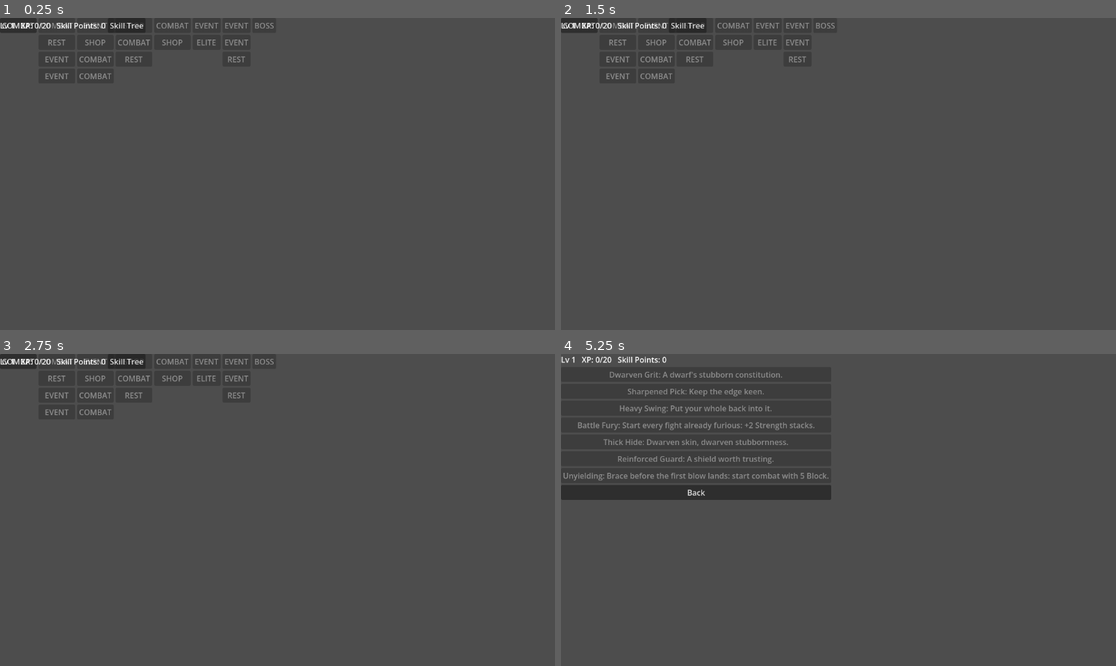
Above: before the commit, frames 1-4 (two rows, left to right).
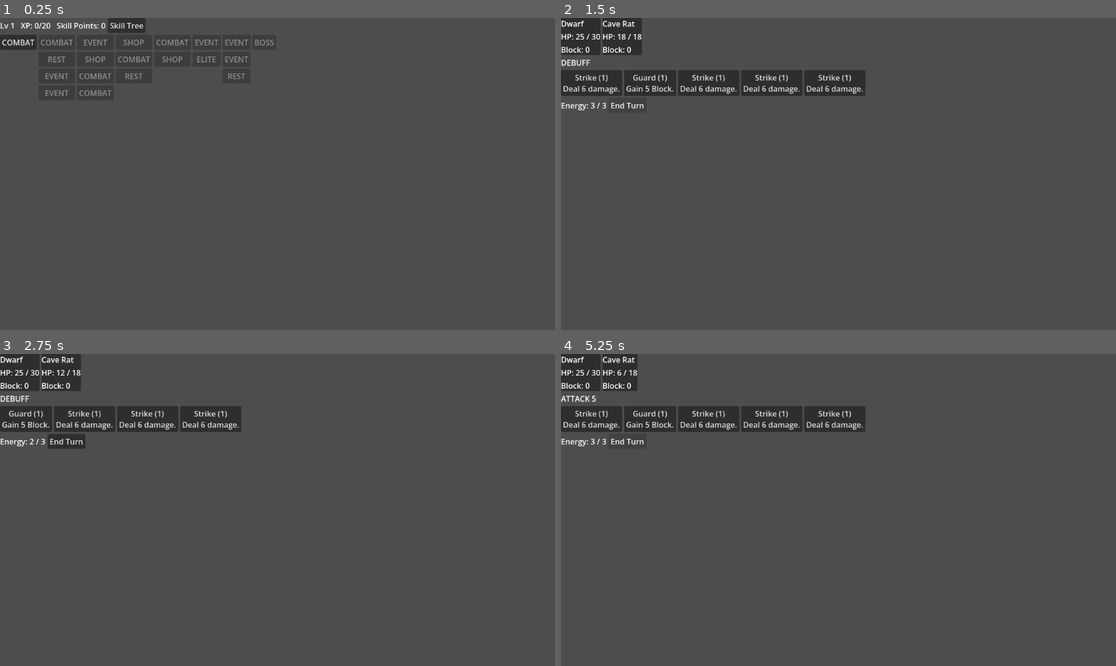
Above: after the commit, the same moments.

Repository: cedraci/nalbeuk
Game: Godot game, scene res://scripts/ui/run/run_scene.tscn
Two runs of this game, one before a commit and one after it. Both use one fixed random seed, a clock stepped at 60 frames per second and the inputs below.
Inputs (mouse positions are in pixels of both pictures, inside the frame that each line leads up to):
- Up to frame 1 (0.25 s): no input
- Up to frame 2 (1.5 s): click "COMBAT" at 0.5 s; click (627, 105) at 1.25 s, where only the run after the commit has a clickable "End Turn"
- Up to frame 3 (2.75 s): click (33, 419) at 2 s, where only the run after the commit has a clickable "Strike (1) Deal 6 damage."
- Up to frame 4 (5.25 s): click (588, 419) at 2.75 s, where only the run after the commit has a clickable "Guard (1) Gain 5 Block."; click (688, 360) at 3.5 s, where only the run before the commit has a clickable "Skill Tree"; click (655, 419) at 4.25 s, where only the run after the commit has a clickable "Strike (1) Deal 6 damage."; click (627, 441) at 5 s, where only the run after the commit has a clickable "End Turn"

The runs differ from the first frame. In frame 1, 1.4% of the frame differs, in the area x 0-50%, y 0-25%; in frame 2, 5.5%; in frame 3, 4.9%; in frame 4, 6.0%, in the area x 0-55%, y 0-47%.

Commit message:
fix: repair Unyielding capstone, MapView layout, untracked .uid files, XP-at-cap banking
- Unyielding skill-tree capstone was a no-op: start_player_turn() cleared
  block before the player ever saw it. Added a one-shot CombatActor.starting_block
  field that survives exactly one clear_block(), and staged the passive's
  5 Block through it instead of applying it directly in build_encounter_for_node.
- MapView added its header and floor columns as two overlapping direct
  children of a bare Control, letting the skill-tree button steal clicks
  from map node buttons underneath it. Wrapped both in a root VBoxContainer
  so the header stacks above the floors instead of on top of them.
- Staged 3 untracked .uid sidecar files from an earlier task
  (skill_node.gd, dwarf_skill_tree.gd, test_dwarf_skill_tree.gd).
- grant_xp() left leftover xp un-zeroed on the call that crosses into
  MAX_LEVEL, silently banking XP past the cap; now zeroed once MAX_LEVEL
  is reached.

Co-Authored-By: Claude Sonnet 5 <noreply@anthropic.com>
Claude-Session: https://claude.ai/code/session_01RkPFJrb5Hd5fPChp1YTGgY

Diff:
--- a/scripts/combat/combat_actor.gd
+++ b/scripts/combat/combat_actor.gd
@@ -7,6 +7,7 @@
 var max_hp: int
 var current_hp: int
 var block: int = 0
+var starting_block: int = 0
 var baseline_strike_bonus: int = 0
 var baseline_block_bonus: int = 0
 var status_stacks: Dictionary = {}
--- a/scripts/combat/combat_encounter.gd
+++ b/scripts/combat/combat_encounter.gd
@@ -37,6 +37,9 @@
 func start_player_turn() -> void:
 	energy = MAX_ENERGY
 	player.clear_block()
+	if player.starting_block > 0:
+		player.add_block(player.starting_block)
+		player.starting_block = 0
 	_draw_hand()
 
 func can_play_card(card: CardResource) -> bool:
--- a/scripts/run/run_state.gd
+++ b/scripts/run/run_state.gd
@@ -59,7 +59,7 @@
 	if unlocked_skill_nodes.has(&"battle_fury"):
 		player.add_status(&"strength", 2)
 	if unlocked_skill_nodes.has(&"unyielding"):
-		player.add_block(5)
+		player.starting_block = 5
 	var enemy_res: EnemyResource
 	match node.node_type:
 		MapNode.NodeType.ELITE:
@@ -82,6 +82,8 @@
 		xp -= XP_THRESHOLDS[level - 1]
 		level += 1
 		skill_points += 1
+	if level >= MAX_LEVEL:
+		xp = 0
 
 func unlock_skill_node(node: SkillNode) -> bool:
 	if skill_points <= 0:
--- a/scripts/ui/run/map_view.gd
+++ b/scripts/ui/run/map_view.gd
@@ -6,6 +6,7 @@
 
 var status_label: Label
 var skill_tree_button: Button
+var floors_container: HBoxContainer
 
 func _ready() -> void:
 	set_anchors_preset(Control.PRESET_FULL_RECT)
@@ -20,27 +21,12 @@
 		remove_child(child)
 		child.queue_free()
 
-	var reachable_ids: Array[int] = []
-	if current_node.visited:
-		reachable_ids = current_node.connections.duplicate()
-	else:
-		reachable_ids.append(current_node.id)
-
-	var floors_hbox := HBoxContainer.new()
-	add_child(floors_hbox)
-	for floor_nodes in map.floors:
-		var floor_vbox := VBoxContainer.new()
-		floors_hbox.add_child(floor_vbox)
-		for node: MapNode in floor_nodes:
-			var button := Button.new()
-			var node_type_name: String = MapNode.NodeType.keys()[node.node_type]
-			button.text = node_type_name
-			button.disabled = node.visited or not reachable_ids.has(node.id)
-			button.pressed.connect(_on_node_button_pressed.bind(node))
-			floor_vbox.add_child(button)
+	var root_vbox := VBoxContainer.new()
+	root_vbox.set_anchors_preset(Control.PRESET_FULL_RECT)
+	add_child(root_vbox)
 
 	var header_hbox := HBoxContainer.new()
-	add_child(header_hbox)
+	root_vbox.add_child(header_hbox)
 
 	status_label = Label.new()
 	status_label.text = _status_text()
@@ -50,6 +36,25 @@
 	skill_tree_button.text = "Skill Tree"
 	skill_tree_button.pressed.connect(_on_skill_tree_button_pressed)
 	header_hbox.add_child(skill_tree_button)
+
+	var reachable_ids: Array[int] = []
+	if current_node.visited:
+		reachable_ids = current_node.connections.duplicate()
+	else:
+		reachable_ids.append(current_node.id)
+
+	floors_container = HBoxContainer.new()
+	root_vbox.add_child(floors_container)
+	for floor_nodes in map.floors:
+		var floor_vbox := VBoxContainer.new()
+		floors_container.add_child(floor_vbox)
+		for node: MapNode in floor_nodes:
+			var button := Button.new()
+			var node_type_name: String = MapNode.NodeType.keys()[node.node_type]
+			button.text = node_type_name
+			button.disabled = node.visited or not reachable_ids.has(node.id)
+			button.pressed.connect(_on_node_button_pressed.bind(node))
+			floor_vbox.add_child(button)
 
 func _status_text() -> String:
 	if RunState.level >= RunState.MAX_LEVEL:
--- a/tests/unit/test_map_view.gd
+++ b/tests/unit/test_map_view.gd
@@ -9,7 +9,7 @@
 	var graph := MapGraph.new()
 	graph.floors = [[node_a] as Array[MapNode], [node_b] as Array[MapNode]]
 	map_view.display(graph, node_a)
-	var floors_hbox: HBoxContainer = map_view.get_child(0)
+	var floors_hbox: HBoxContainer = map_view.floors_container
 	assert_eq(floors_hbox.get_child_count(), 2)
 
 func test_display_enables_only_the_entry_node_before_the_run_has_moved():
@@ -21,7 +21,7 @@
 	var graph := MapGraph.new()
 	graph.floors = [[node_a] as Array[MapNode], [node_b] as Array[MapNode]]
 	map_view.display(graph, node_a)
-	var floors_hbox: HBoxContainer = map_view.get_child(0)
+	var floors_hbox: HBoxContainer = map_view.floors_container
 	var floor0_vbox: VBoxContainer = floors_hbox.get_child(0)
 	var floor1_vbox: VBoxContainer = floors_hbox.get_child(1)
 	var entry_button: Button = floor0_vbox.get_child(0)
@@ -40,7 +40,7 @@
 	var graph := MapGraph.new()
 	graph.floors = [[node_a] as Array[MapNode], [node_b, node_c] as Array[MapNode]]
 	map_view.display(graph, node_a)
-	var floors_hbox: HBoxContainer = map_view.get_child(0)
+	var floors_hbox: HBoxContainer = map_view.floors_container
 	var floor1_vbox: VBoxContainer = floors_hbox.get_child(1)
 	var reachable_button: Button = floor1_vbox.get_child(0)
 	var unreachable_button: Button = floor1_vbox.get_child(1)
@@ -55,7 +55,7 @@
 	graph.floors = [[node_a] as Array[MapNode]]
 	map_view.display(graph, node_a)
 	watch_signals(map_view)
-	var floors_hbox: HBoxContainer = map_view.get_child(0)
+	var floors_hbox: HBoxContainer = map_view.floors_container
 	var floor0_vbox: VBoxContainer = floors_hbox.get_child(0)
 	var button: Button = floor0_vbox.get_child(0)
 	button.pressed.emit()
@@ -72,7 +72,8 @@
 	var graph2 := MapGraph.new()
 	graph2.floors = [[node_b] as Array[MapNode]]
 	map_view.display(graph2, node_b)
-	assert_eq(map_view.get_child_count(), 2, "Only the second display() call's floors container and header should remain; remove_child() must detach the old ones immediately, not just queue_free() them.")
+	assert_eq(map_view.get_child_count(), 1, "Only the second display() call's root container should remain; remove_child() must detach the old one immediately, not just queue_free() it.")
+	assert_eq(map_view.floors_container.get_child_count(), 1, "The floors container should reflect only the second display() call's single floor, not the first's.")
 
 func test_display_adds_a_skill_tree_button_that_emits_skill_tree_requested():
 	RunState.start_new_run(DwarfContent.get_class_resource())
--- a/tests/unit/test_run_state.gd
+++ b/tests/unit/test_run_state.gd
@@ -57,6 +57,23 @@
 	RunState.unlocked_skill_nodes.append(&"unyielding")
 	var combat_node := MapNode.new(0, MapNode.NodeType.COMBAT, 0)
 	var encounter := RunState.build_encounter_for_node(combat_node)
+	assert_eq(encounter.player.starting_block, 5, "The bonus should be staged before the turn loop's first clear_block().")
+	encounter.start_player_turn()
+	assert_eq(encounter.player.block, 5, "Unyielding should actually grant 5 Block once the first turn begins.")
+	assert_eq(encounter.player.starting_block, 0, "The one-shot bonus must not be available to reapply.")
+
+func test_build_encounter_for_node_composes_all_level_bonuses_and_capstones_together():
+	RunState.start_new_run(DwarfContent.get_class_resource())
+	RunState.level_bonus_strength = 4
+	RunState.level_bonus_block = 3
+	RunState.unlocked_skill_nodes.append(&"battle_fury")
+	RunState.unlocked_skill_nodes.append(&"unyielding")
+	var combat_node := MapNode.new(0, MapNode.NodeType.COMBAT, 0)
+	var encounter := RunState.build_encounter_for_node(combat_node)
+	encounter.start_player_turn()
+	assert_eq(encounter.player.baseline_strike_bonus, 4)
+	assert_eq(encounter.player.baseline_block_bonus, 3)
+	assert_eq(encounter.player.get_status_stacks(&"strength"), 2)
 	assert_eq(encounter.player.block, 5)
 
 func test_build_encounter_for_node_without_any_skill_nodes_has_no_bonuses():
@@ -226,3 +243,12 @@
 	RunState.apply_event_choice(choice)
 	assert_eq(RunState.level, 2)
 	assert_eq(RunState.skill_points, 1)
+
+func test_grant_xp_zeroes_leftover_xp_when_reaching_max_level():
+	RunState.start_new_run(DwarfContent.get_class_resource())
+	RunState.level = RunState.MAX_LEVEL - 1
+	RunState.xp = 0
+	var threshold_to_max: int = RunState.XP_THRESHOLDS[RunState.MAX_LEVEL - 2]
+	RunState.grant_xp(threshold_to_max + 500)
+	assert_eq(RunState.level, RunState.MAX_LEVEL)
+	assert_eq(RunState.xp, 0)
Not shown, added: scripts/content/dwarf_skill_tree.gd.uid
Not shown, added: scripts/run/skill_node.gd.uid
Not shown, added: tests/unit/test_dwarf_skill_tree.gd.uid
